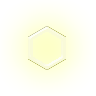
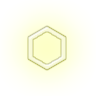
Before/after of a w=96, h=96 layered artwork. What changed in the layer stack:
painted on "Polygon 2" over [27, 25, 67, 71]
